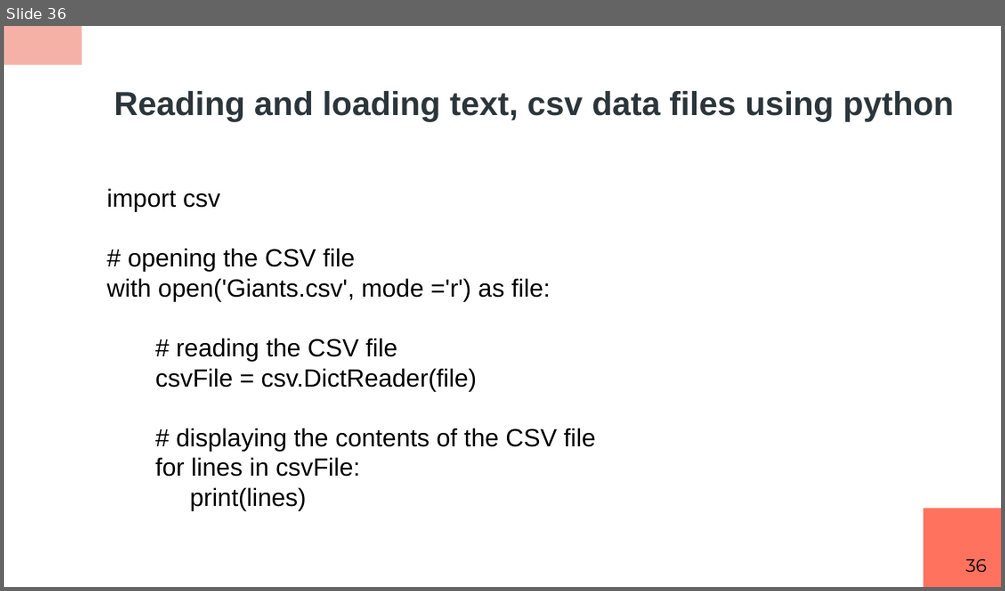
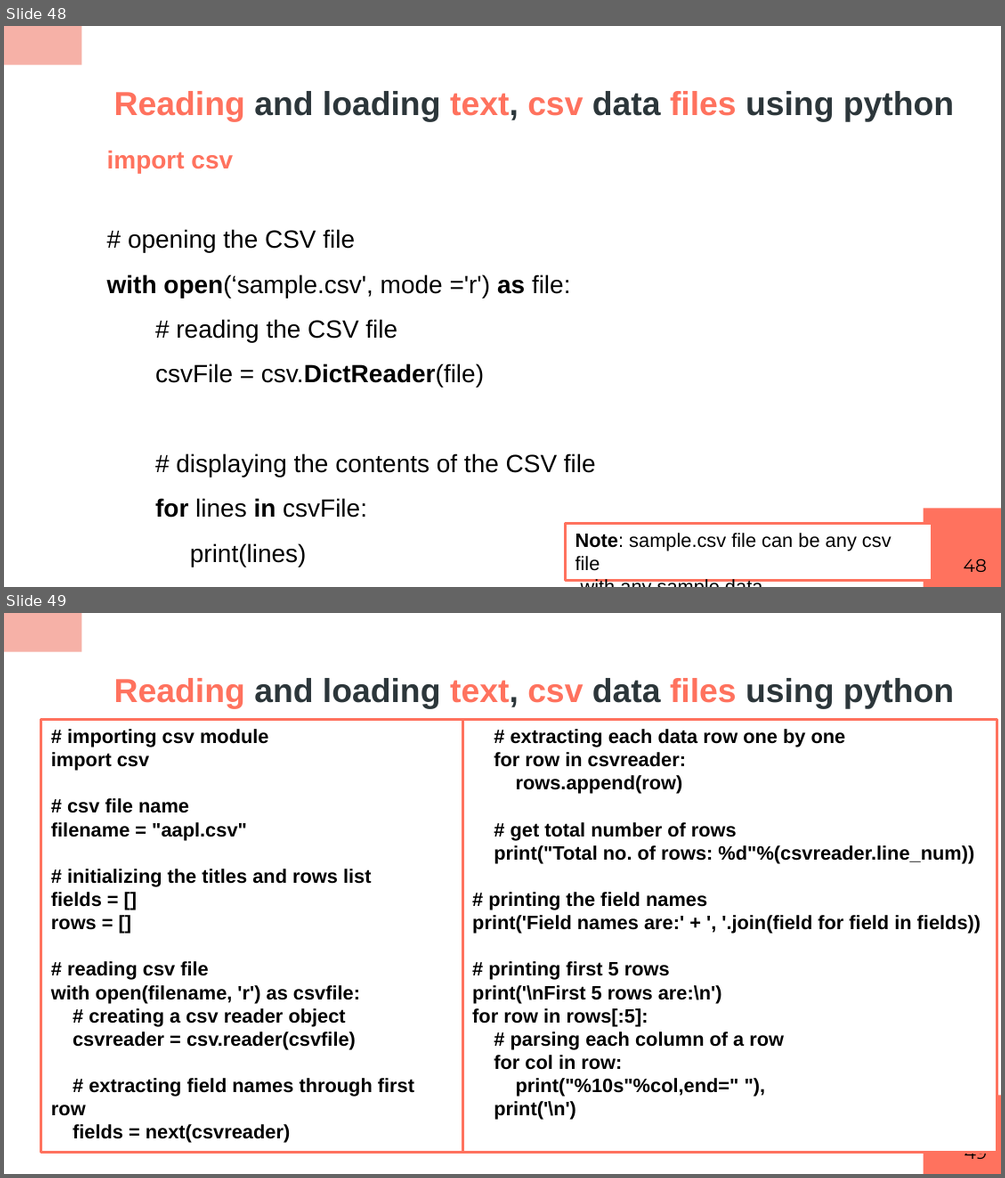
Before and after one commit to RashmivernekarN/ai_with_python_keonics, a slide deck: module2/ppt/Python Scripting.pptx. Shown one above the other, each under a label of ours: slide 36 before the commit, slides 48 and 49 after it. The pictures are 1005x591 and 1005x1178 pixels, drawn with LibreOffice and Linux fonts; fonts in the diff are those of the drawing. Boxes give left, top, right and bottom in pixels: in the first picture for what was removed or moved away, otherwise in the second. Text is boxed around its words. In the diff, an @@ line names an element or a change of style, - is before the commit and + after.

```diff
--- a/module2/ppt/Python Scripting.pptx
+++ b/module2/ppt/Python Scripting.pptx
@@ slide 49 added at (4, 613, 1001, 1174), background #FFFFFF; not listed: 2 template elements that a slide beside it also shows @@
@@ title added at (114, 678, 954, 709), 24 pt, text #2C363A, bold @@
+Reading and loading text, csv data files using python
@@ rectangle added at (40, 719, 462, 1151), fill #FFFFFF, outline #FF725E 2 pt, 14 pt, text #000000, bold @@
+# importing csv module
+import csv
+# csv file name
+filename = "aapl.csv"
+# initializing the titles and rows list
+fields = []
+rows = []
+# reading csv file
+with open(filename, 'r') as csvfile:
+# creating a csv reader object
+csvreader = csv.reader(csvfile)
+# extracting field names through first row
+fields = next(csvreader)
@@ rectangle added at (462, 719, 997, 1151), fill #FFFFFF, outline #FF725E 2 pt, 14 pt, text #000000, bold @@
+# extracting each data row one by one
+for row in csvreader:
+rows.append(row)
+# get total number of rows
+print("Total no. of rows: %d"%(csvreader.line_num))
+# printing the field names
+print('Field names are:' + ', '.join(field for field in fields))
+# printing first 5 rows
+print('\nFirst 5 rows are:\n')
+for row in rows[:5]:
+# parsing each column of a row
+for col in row:
+print("%10s"%col,end=" "),
+print('\n')
@@ page number added at (964, 1141, 987, 1159), 13 pt, text #000000 @@
+49
@@ what was slide 36 is now slide 48 @@
@@ slide 48 changed as well @@
@@ title "Reading and loading text, csv ..." at (114, 91, 954, 122): text colour #2C363A to #FF725E in "Reading text, csv files" @@
@@ text "import csv": place and size @@
-text "import csv" at (107, 188, 596, 510)
+text "import csv" at (107, 150, 596, 566)
@@ text at (107, 150, 596, 566): text colour #000000 to #FF725E in "import csv"; bold on in "import csv", "csv.DictReader(file)", "for in"; line spacing 1 to 1.5 @@
@@ text at (107, 274, 571, 297): text changed @@
-with open('Giants.csv', mode ='r') as file:
+with open(‘sample.csv', mode ='r') as file:
@@ rectangle added at (566, 524, 931, 580), fill #FFFFFF, outline #FF725E 2 pt, 14 pt, text #000000 @@
+Note: sample.csv file can be any csv file
+with any sample data
@@ page number at (963, 558, 987, 572): text changed @@
-36
+48
```
Also in this commit, not shown: 27 other slides changed, 38 other slides added, 4 slides removed, 4 other files.
